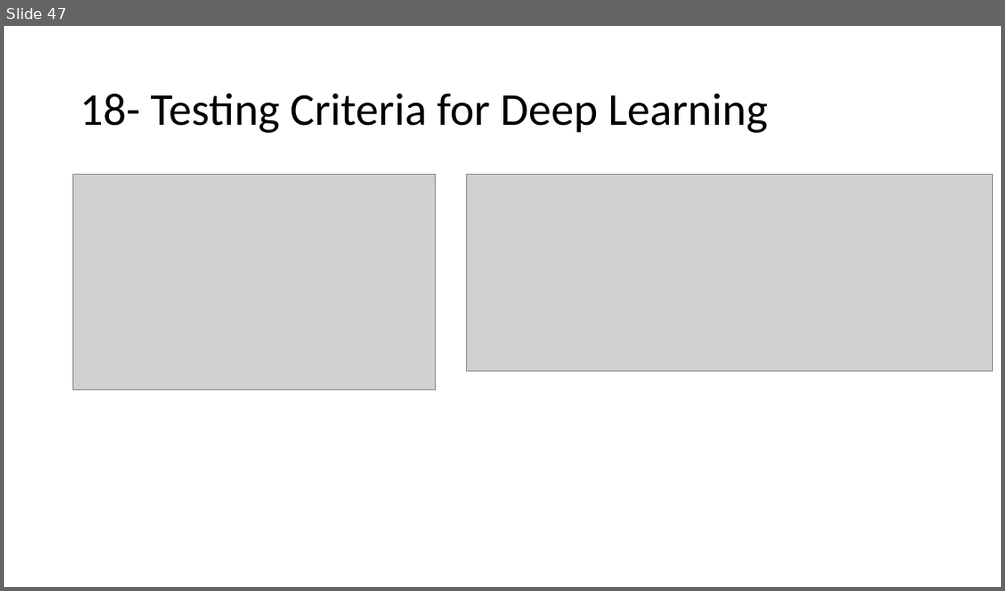
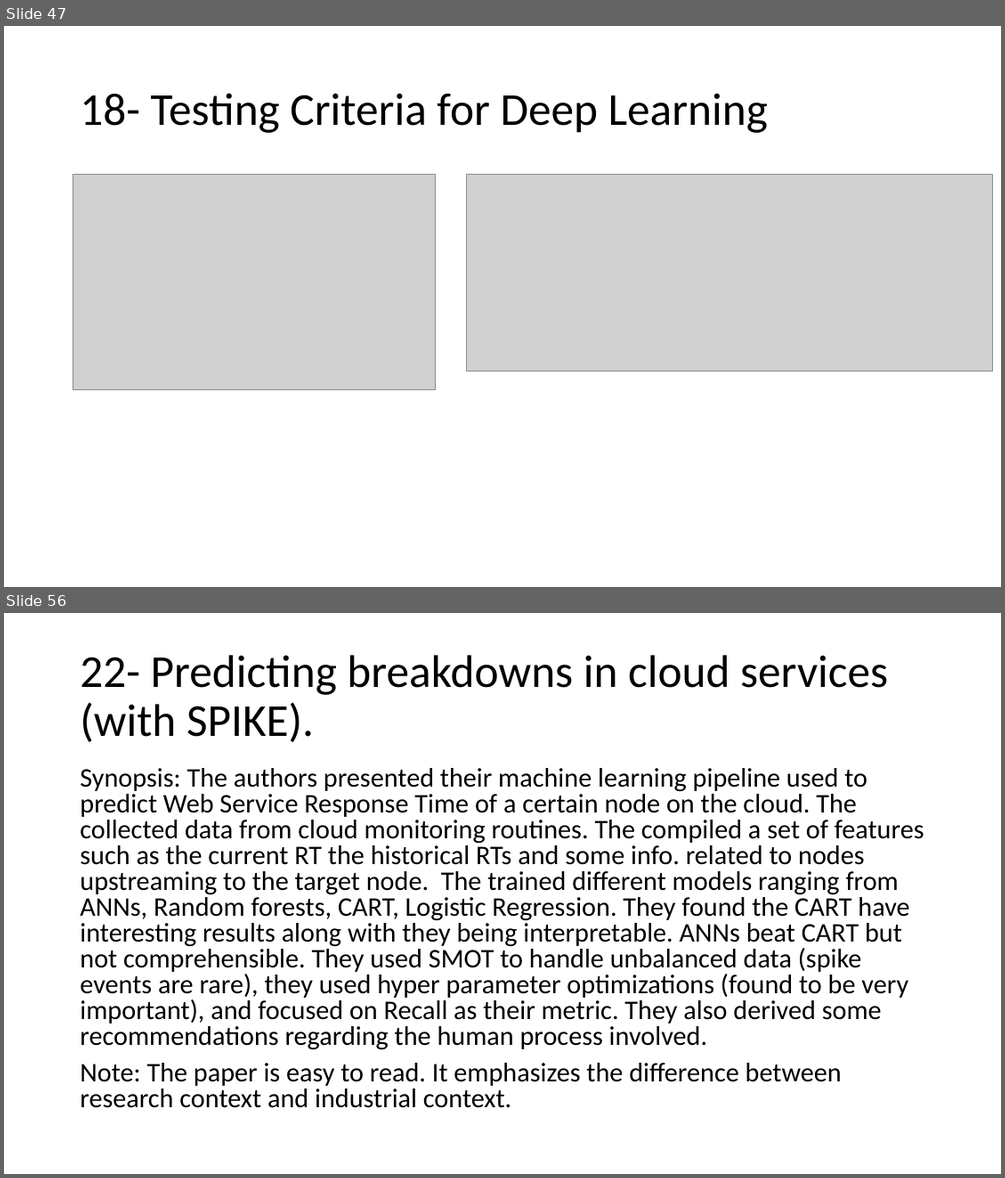
Before and after one commit to AhmadM-DL/SEML, a slide deck: SEML.pptx. Shown one above the other, each under a label of ours: slide 47 before the commit, slides 47 and 56 after it; the slides between them are not shown. The pictures are 1005x591 and 1005x1178 pixels, drawn with LibreOffice and Linux fonts; fonts in the diff are those of the drawing; grey boxes stand for pictures. Boxes give left, top, right and bottom in pixels: in the first picture for what was removed or moved away, otherwise in the second. Text is boxed around its words. In the diff, an @@ line names an element or a change of style, - is before the commit and + after.

```diff
--- a/SEML.pptx
+++ b/SEML.pptx
@@ slide 56 added at box(4, 613, 1001, 1174), background #FFFFFF @@
@@ title added at box(80, 655, 888, 742), 44 pt, text #000000 @@
+22- Predicting breakdowns in cloud services (with SPIKE).
@@ text added at box(80, 768, 924, 1108), 25.9 pt, text #000000 @@
+Synopsis: The authors presented their machine learning pipeline used to predict Web Service Response Time of a certain node on the cloud. The collected data from cloud monitoring routines. The compiled a set of features such as the current RT the historical RTs and some info. related to nodes upstreaming to the target node. The trained different models ranging from ANNs, Random forests, CART, Logistic Regression. They found the CART have interesting results along with they being interpretable. ANNs beat CART but not comprehensible. They used SMOT to handle unbalanced data (spike events are rare), they used hyper parameter optimizations (found to be very important), and focused on Recall as their metric. They also derived some recommendations regarding the human process involved.
+Note: The paper is easy to read. It emphasizes the difference between research context and industrial context.
```
Also in this commit, not shown: 17 slides changed, 9 other slides added, 1 other file.
